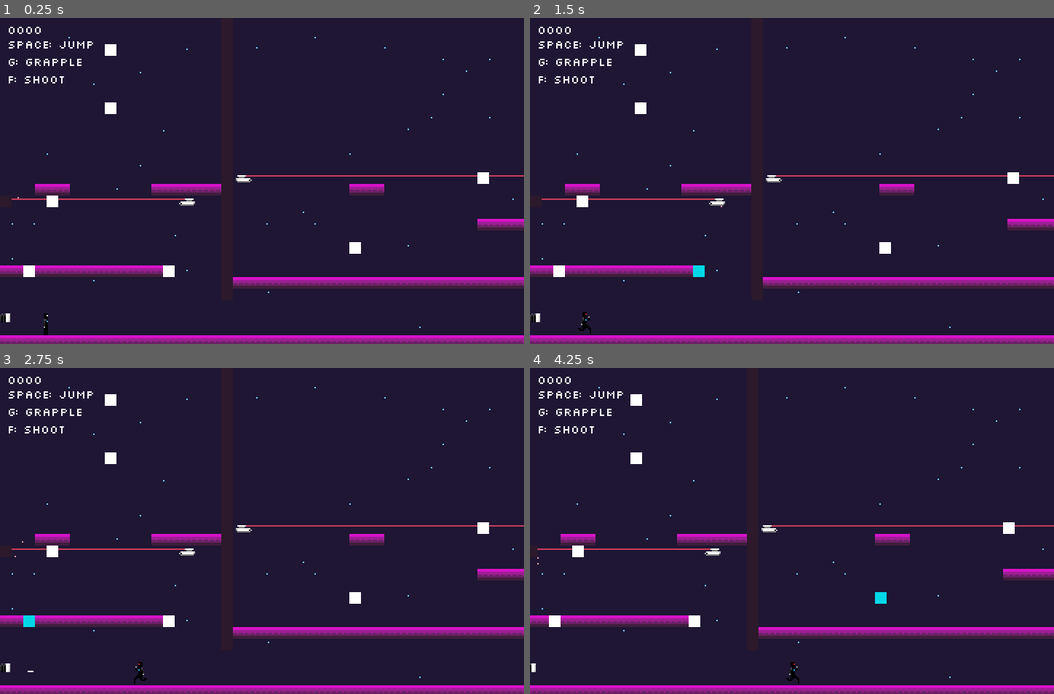
Above: before the commit, frames 1-4 (two rows, left to right).
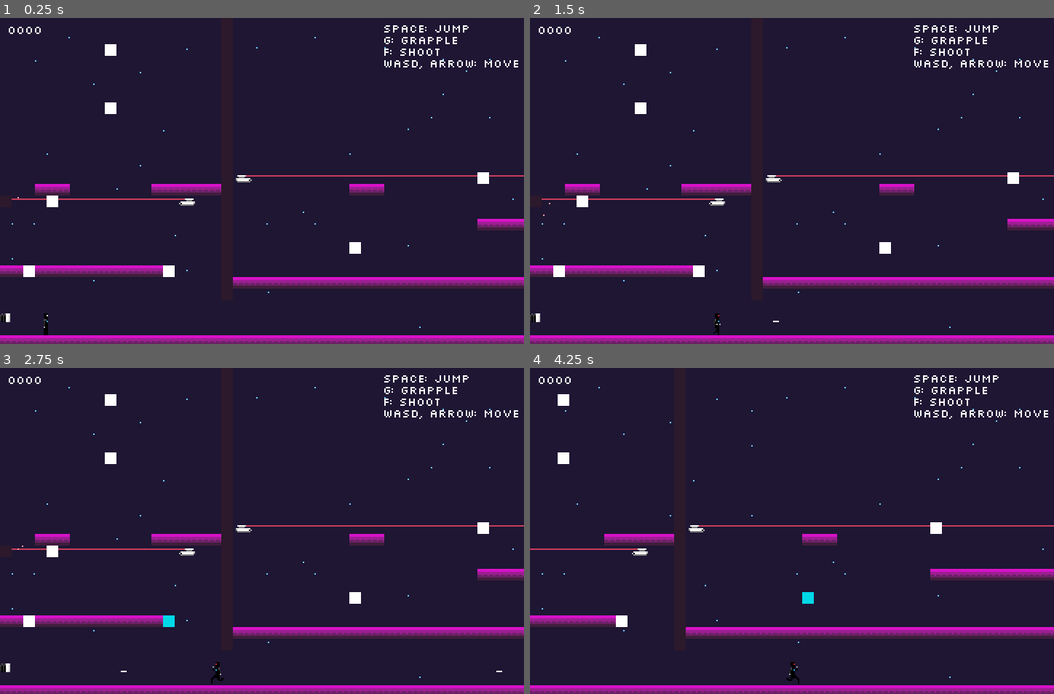
Above: after the commit, the same moments.

Repository: antiomiae/mario
Game: Godot game, scene res://tether/mega_scene.tscn
Same seed, same stepped clock (60 frames per second), same inputs: the game is played once before the commit and once after it.
Inputs:
- Up to frame 1 (0.25 s): no input
- Up to frame 2 (1.5 s): tap Enter at 0.5 s; hold Right (ui_right) from 0.53 s (still down); tap G (grapple) at 0.6 s; tap Space (jump) at 0.77 s; tap Escape (reset, bound only before the commit) at 1.25 s; tap Shift (run) at 1.35 s
- Up to frame 3 (2.75 s): tap Space (jump) at 1.52 s; release Right (ui_right) at 2.03 s; hold Left (ui_left) from 2.03 s (still down); tap F (shoot) at 2.1 s
- Up to frame 4 (4.25 s): release Left (ui_left) at 2.78 s; hold Right (ui_right) from 2.78 s (still down); tap G (grapple) at 2.85 s; tap Space (jump) at 3.02, 3.77 s; tap Shift (run) at 3.6 s

The runs differ from the first frame. In frame 1, 0.8% of the frame differs, in the area x 1-99%, y 2-21%; in frame 2, 1.0%; in frame 3, 1.1%; in frame 4, 5.5%, in the area x 0-100%, y 2-100%.

Commit message:
.

Diff:
--- a/fonts/silkscreen.tres
+++ b/fonts/silkscreen.tres
@@ -4,4 +4,5 @@
 
 [resource]
 size = 8
+extra_spacing_bottom = -4
 font_data = ExtResource( 1 )
--- a/project.godot
+++ b/project.godot
@@ -124,7 +124,7 @@
 }
 reset={
 "deadzone": 0.5,
-"events": [ Object(InputEventKey,"resource_local_to_scene":false,"resource_name":"","device":0,"alt":false,"shift":false,"control":false,"meta":false,"command":false,"pressed":false,"scancode":16777217,"unicode":0,"echo":false,"script":null)
+"events": [ Object(InputEventKey,"resource_local_to_scene":false,"resource_name":"","device":0,"alt":false,"shift":false,"control":false,"meta":false,"command":false,"pressed":false,"scancode":96,"unicode":0,"echo":false,"script":null)
 , Object(InputEventJoypadButton,"resource_local_to_scene":false,"resource_name":"","device":0,"button_index":10,"pressure":0.0,"pressed":false,"script":null)
  ]
 }
--- a/tether/mega_scene.tscn
+++ b/tether/mega_scene.tscn
@@ -23,14 +23,15 @@
 margin_bottom = 24.0
 
 [node name="Label" type="Label" parent="gui_layer"]
-margin_left = 5.0
-margin_top = 14.0
-margin_right = 65.0
-margin_bottom = 47.0
+margin_left = 263.0
+margin_top = 3.0
+margin_right = 357.0
+margin_bottom = 36.0
 custom_fonts/font = ExtResource( 3 )
 text = "SPACE: JUMP
 G: Grapple
-F: SHOOT"
+F: SHOOT
+WASD, ARROW: MOVE"
 
 [node name="ParallaxBackground" type="ParallaxBackground" parent="."]
 
--- a/tether/tether_scene.tscn
+++ b/tether/tether_scene.tscn
@@ -8,6 +8,7 @@
 [ext_resource path="res://tether/elevator.tscn" type="PackedScene" id=6]
 [ext_resource path="res://sprites/green_eyed_cat.png" type="Texture" id=7]
 [ext_resource path="res://counter.tscn" type="PackedScene" id=8]
+[ext_resource path="res://sprites/ray.png" type="Texture" id=9]
 
 [node name="Node2D" type="Node2D"]
 pause_mode = 2
@@ -90,5 +91,9 @@
 margin_right = 27.0
 margin_bottom = 14.0
 
+[node name="Sprite2" type="Sprite" parent="."]
+position = Vector2( 38, 136 )
+texture = ExtResource( 9 )
+
 [connection signal="died" from="player" to="." method="_on_player_died"]
 [connection signal="died" from="player2" to="." method="_on_player_died"]
Not shown, changed: export_presets.cfg
Binary file added: sprites/ray.png
Not shown, added: sprites/ray.png.import
Not shown: 1 places in tether/tether_scene.tscn that only renumber resources
Not shown, added: demo.exe
Not shown, added: demo.pck
Not shown, changed: sprites/rider/ray_poses.pyxel
